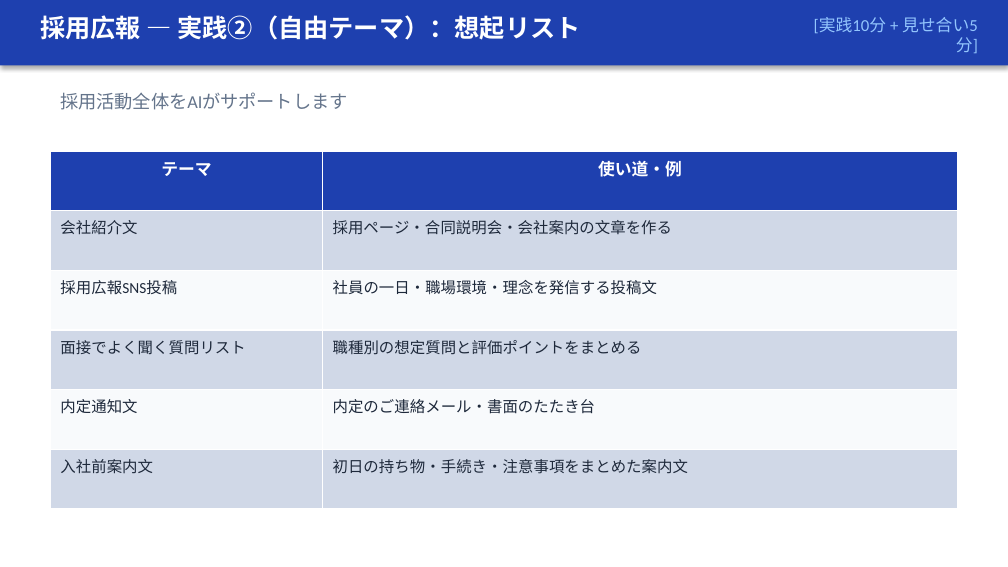
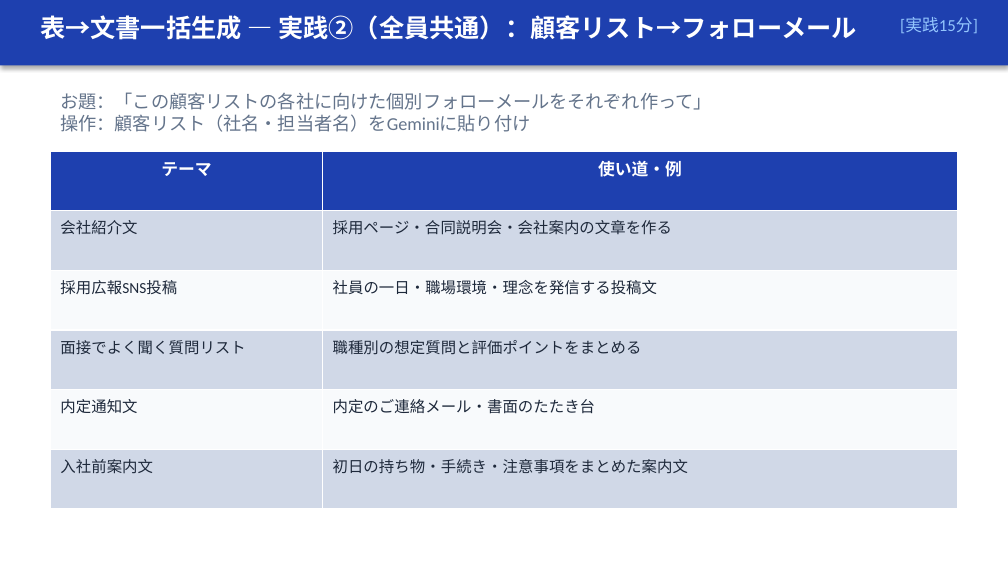
Before and after one commit to zatune-gif/kurashi-no-dodai-log, a slide deck: slide 14 of 00-01_han-ai/training-materials/course02_jissen_bunsho.pptx. Drawn at 1008x567 pixels with LibreOffice and Linux fonts; fonts in the diff are those of the drawing. Boxes give left, top, right and bottom in pixels: in the first picture for what was removed or moved away, otherwise in the second. Text is boxed around its words. In the diff, an @@ line names an element or a change of style, - is before the commit and + after.

```diff
--- a/00-01_han-ai/training-materials/course02_jissen_bunsho.pptx
+++ b/00-01_han-ai/training-materials/course02_jissen_bunsho.pptx
@@ text at [40, 15, 857, 40]: text changed @@
-採用広報 — 実践②（自由テーマ）：想起リスト
+表→文書一括生成 — 実践②（全員共通）：顧客リスト→フォローメール
@@ text at [900, 18, 978, 33]: text changed @@
-[実践10分 + 見せ合い5分]
+[実践15分]
@@ text at [60, 92, 712, 132]: text changed @@
-採用活動全体をAIがサポートします
+お題：「この顧客リストの各社に向けた個別フォローメールをそれぞれ作って」
+操作：顧客リスト（社名・担当者名）をGeminiに貼り付け
```
Also in this commit, not shown: 9 other slides changed, 2 slides removed, 3 other files.
